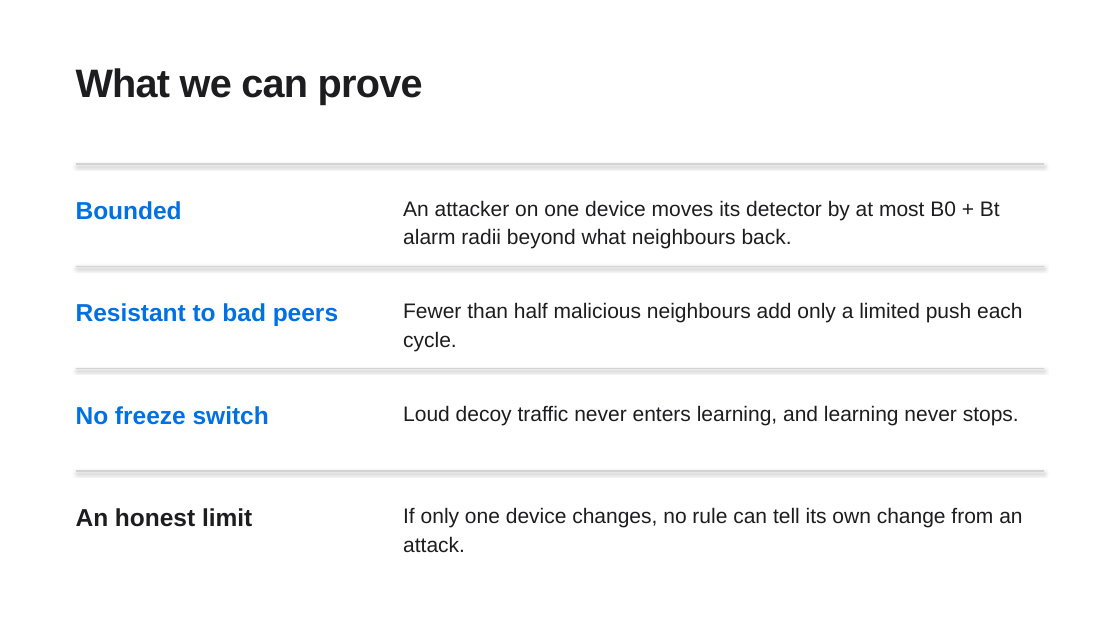
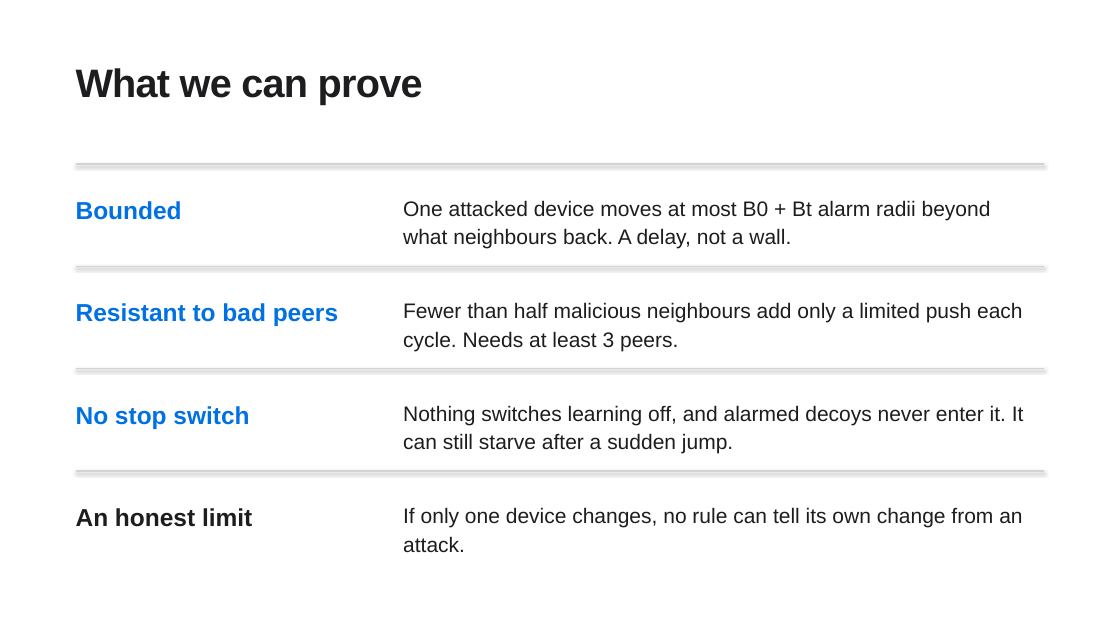
Before and after one commit to IOT-snu/brainstorming, a slide deck: slide 5 of G04_FOA_Final.pptx. Drawn at 1120x630 pixels with LibreOffice and Linux fonts; fonts in the diff are those of the drawing. Boxes give left, top, right and bottom in pixels: in the first picture for what was removed or moved away, otherwise in the second. Text is boxed around its words. In the diff, an @@ line names an element or a change of style, - is before the commit and + after.

```diff
--- a/G04_FOA_Final.pptx
+++ b/G04_FOA_Final.pptx
@@ text at (403, 200, 991, 249): text changed @@
-An attacker on one device moves its detector by at most B0 + Bt alarm radii beyond what neighbours back.
+One attacked device moves at most B0 + Bt alarm radii beyond what neighbours back. A delay, not a wall.
@@ text at (403, 302, 1023, 351): text changed @@
-Fewer than half malicious neighbours add only a limited push each cycle.
+Fewer than half malicious neighbours add only a limited push each cycle. Needs at least 3 peers.
@@ text at (76, 406, 249, 429): text changed @@
-No freeze switch
+No stop switch
@@ text at (403, 405, 1024, 454): text changed @@
-Loud decoy traffic never enters learning, and learning never stops.
+Nothing switches learning off, and alarmed decoys never enter it. It can still starve after a sudden jump.
```
Also in this commit, not shown: 9 other slides changed, 3 slides added, 5 other files.
